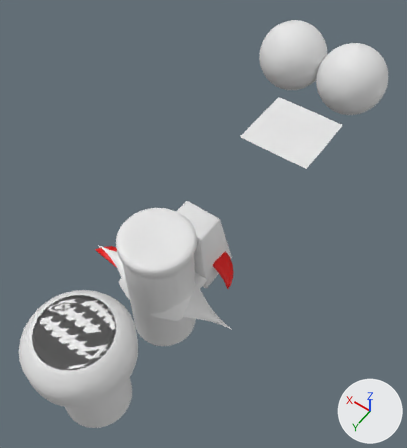
Before and after pictures for a commit that changed the FBX model Assets/Game/VisualEffects/vfx_objects.fbx.
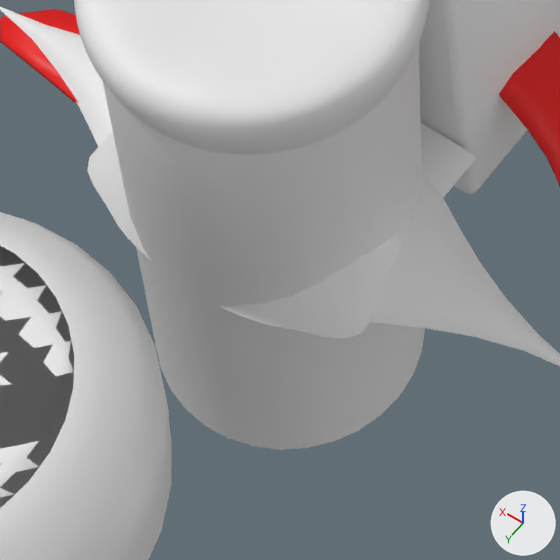
Each version is shown whole from a 50 mm camera at (-6.21, 6.55, 14.41) aimed at (-0.38, -1.62, 1.59), then close up on the part from 24% to 56% of the width and 54% to 83% of the height. Arrows for +X, +Y and +Z are at lower right; the lights stay in place. The older version's two pictures come first.

Names of what the first close-up shows: 'vfx_block', 'vfx_eye', 'vfx_feather', 'vfx_feather.001', 'vfx_slash_plane', 'vfx_water_tube', 'vfx_water_tube_2', 'vfx_water_tube_2_cap', 'vfx_water_tube_cap', 'vfx_wave'.
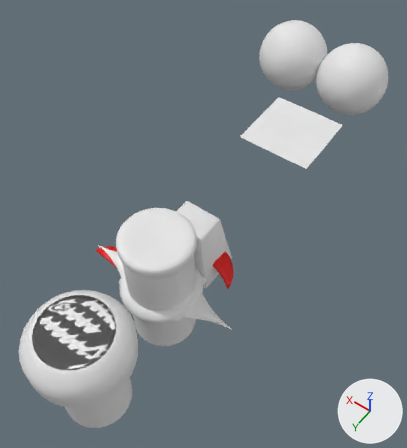
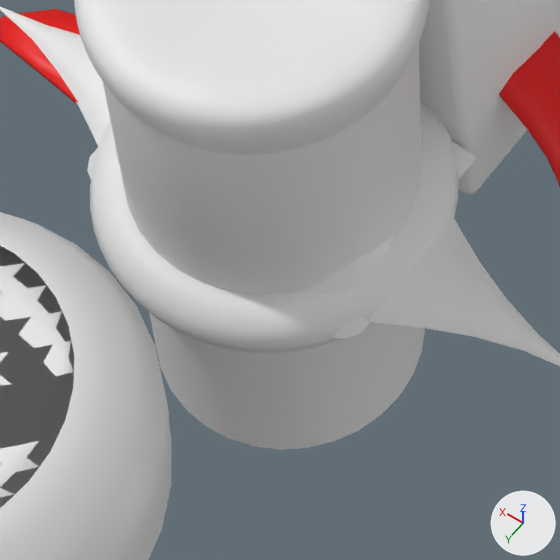
Boxes (x1, y1, x2, y2) around the edits, measured in the close-ups (560 x 560 px):
'vfx_torus', added
    after: (90, 100, 459, 352)
'vfx_wave', unchanged, covered by the edit
    before: (88, 131, 405, 339)
    after: (88, 145, 393, 339)
'vfx_slash_plane', unchanged, covered by the edit
    before: (421, 123, 476, 198)
    after: (452, 142, 476, 178)

The change, as a diff of the scene's bpy script:
```diff
--- a/Assets/Game/VisualEffects/vfx_objects.fbx.py
+++ b/Assets/Game/VisualEffects/vfx_objects.fbx.py
@@ me_torus @@
+me_torus.from_pydata(...)  # a torus around z (ring radius 1.0, tube radius 0.25) spanning x -1.25..1.25, y -1.25..1.25, z -0.25..0.25
@@ ob_vfx_torus @@
+ob_vfx_torus = bpy.data.objects.new('vfx_torus', me_torus)
+ob_vfx_torus.location = (0.0, 0.0, 0.0)
```
